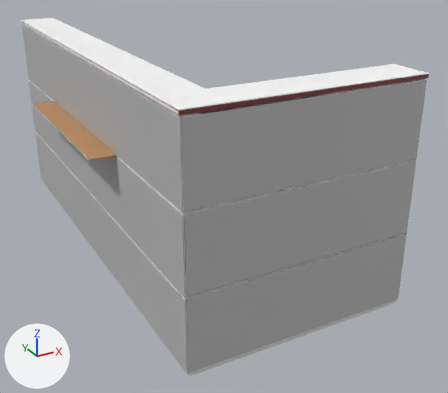
The FBX model Assets/Meshes/Firstline/Counter_220x100_FINAL.fbx as it was, and as the next commit left it.
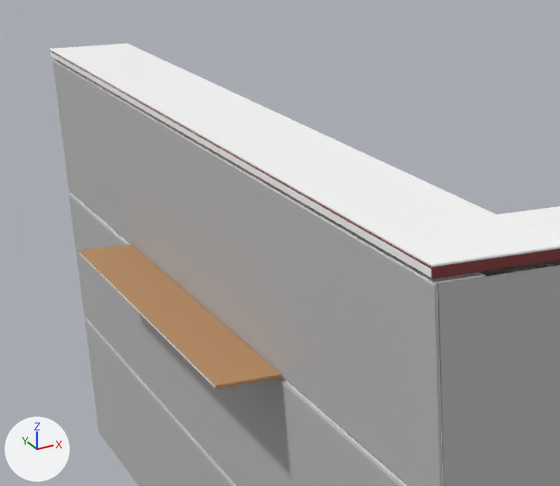
There are two pictures of each version: one whole from a 50 mm lens placed at (-0.0264, -0.0467, 0.0412), pointed at (0.0109, 0.0211, 0.0073), one close up on the part from 0% to 52% of the width and 0% to 51% of the height. Lighting does not change. The marker at lower left points along +X, +Y and +Z. Where no turn or scale is listed for an object, it has been applied to the vertices. Vertices at the same position are counted once.

The first close-up shows 'Metal_metal_mesh', 'blat_mesh', 'drewno1_mesh', 'drewno2_mesh', 'drewno3_mesh', 'shelf_mesh', 'top_blatu_mesh1'.
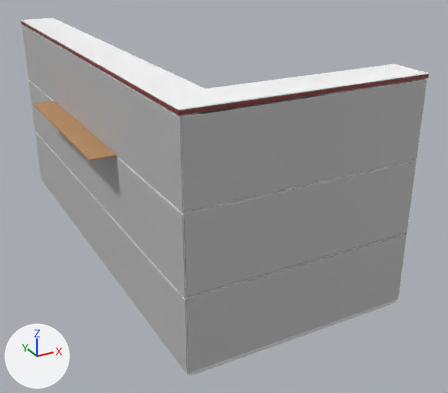
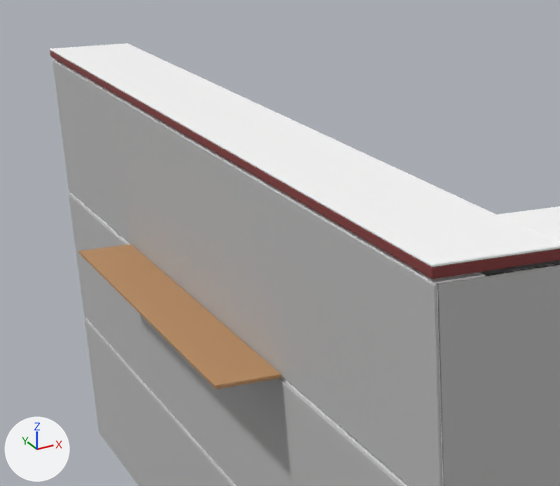
The change, as a list of edits to the scene's bpy script:
```text
Change me_mesh_003:
    where me_mesh_003.from_pydata(...)  # 1808 vertices, 1723 faces; spans x -0.0061..0.0216, y -0.0022..0.056, z 0.0269..0.0274
    used by ob_blat_mesh; location = (0.0, 0.0, 0.0)
    verts and faces of me_mesh_003; kept vertices keep their numbers, new ones are numbered from 1808
    before: 1344 (-0.0061, -0.0021, 0.027) at pixel (431, 277), 1351 (-0.0061, 0.056, 0.027) at pixel (50, 56), 1582 (-0.0061, -0.0021, 0.0273) at pixel (431, 268), 1589 (-0.0061, 0.056, 0.0273) at pixel (49, 51)
    me_mesh_003 part 3
    add faces += [(1344, 1582, 1589, 1351)]
Change me_mesh_005:
    where me_mesh_005.from_pydata(...)  # 4180 vertices, 6445 faces; spans x -0.0091..0.0216, y -0.0022..0.056, z 0.0006..0.0273
    used by ob_metal_metal_mesh; location = (0.0, 0.0, 0.0)
    me_mesh_005 part 1: the loose piece of 4 vertices spanning x -0.0061, y -0.0021..0.056, z 0.027..0.0273 is deleted
    me_mesh_005 part 2: the loose piece of 4 vertices spanning x -0.0091, y 0.0143..0.0396, z 0.0183..0.0184 is deleted
```

Location of each change, [x1, y1, x2, y2] in pixels of the close-ups (560 x 486 px):
part 1 of me_mesh_005, deleted
    before: [50, 52, 431, 277]
part 2 of me_mesh_005, deleted
    before: [79, 252, 215, 387]
part 3 of me_mesh_003, added (brown)
    after: [50, 52, 431, 277]
